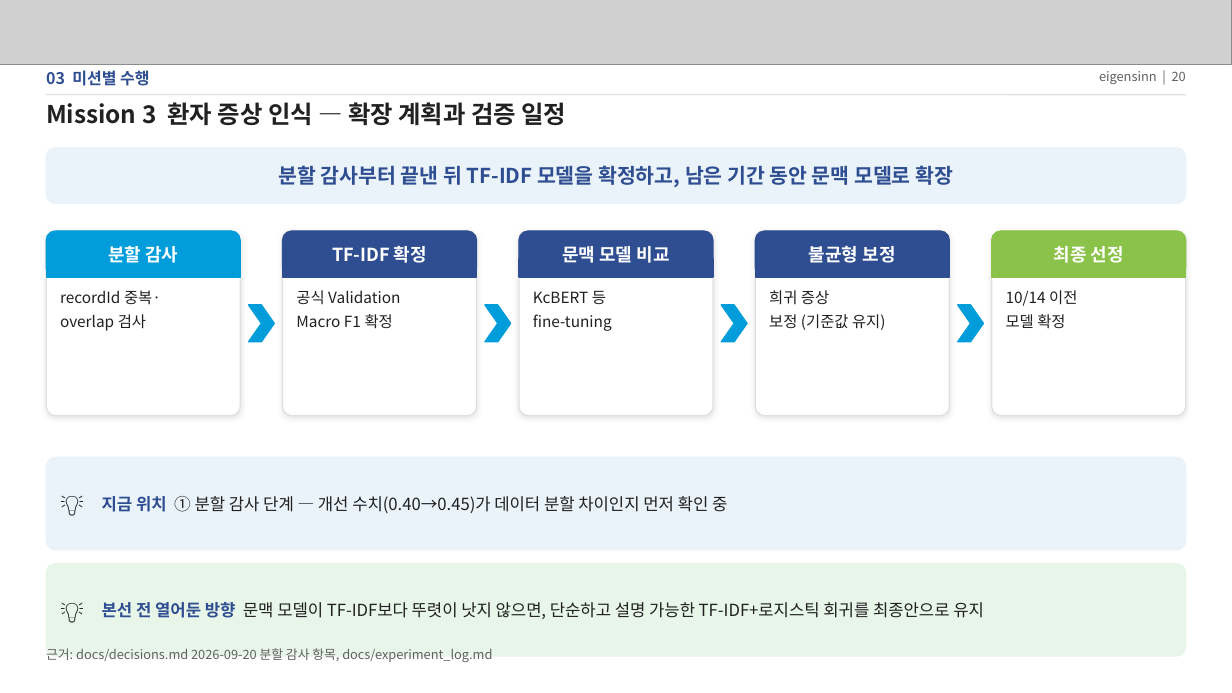
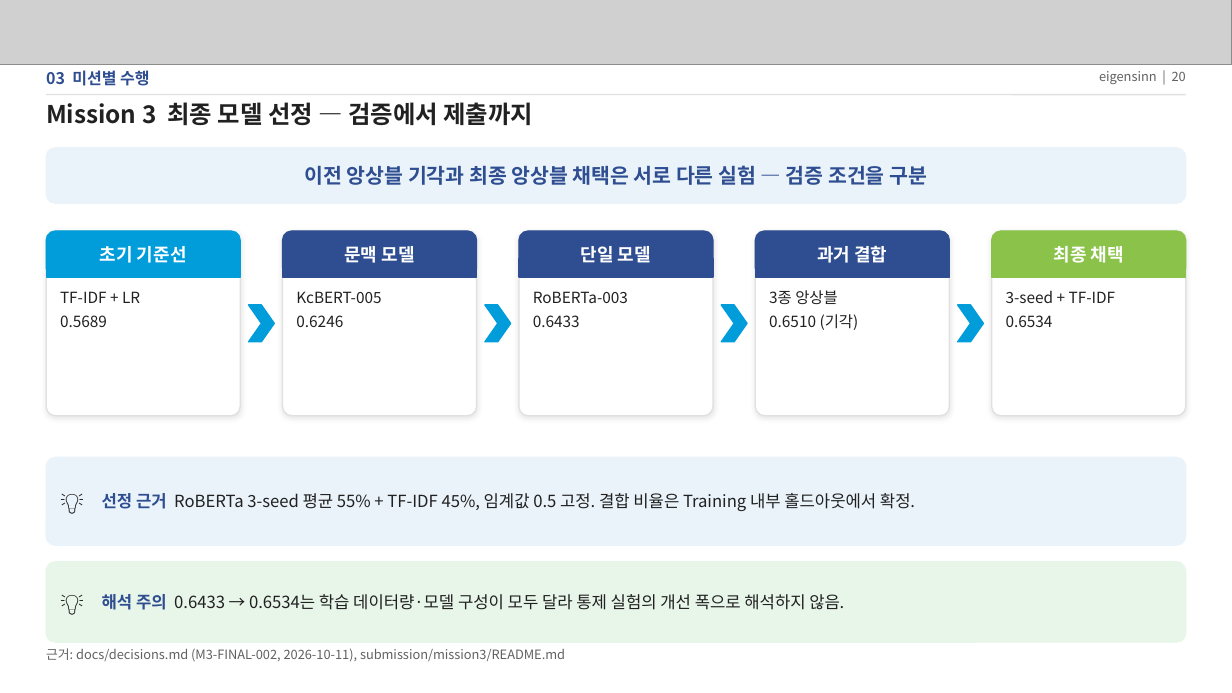
Before and after one commit to eigensinn-dcc2026/prelim, a slide deck: slide 20 of ppt/DCC2026_예선_결과정리.pptx. Drawn at 1232x693 pixels with LibreOffice and Linux fonts; fonts in the diff are those of the drawing; grey boxes stand for pictures. Boxes give left, top, right and bottom in pixels: in the first picture for what was removed or moved away, otherwise in the second. Text is boxed around its words. In the diff, an @@ line names an element or a change of style, - is before the commit and + after.

```diff
--- a/ppt/DCC2026_예선_결과정리.pptx
+++ b/ppt/DCC2026_예선_결과정리.pptx
@@ text at (46, 102, 533, 126): text changed @@
-Mission 3 환자 증상 인식 — 확장 계획과 검증 일정
+Mission 3 최종 모델 선정 — 검증에서 제출까지
@@ text at (305, 165, 927, 185): text changed @@
-분할 감사부터 끝낸 뒤 TF-IDF 모델을 확정하고, 남은 기간 동안 문맥 모델로 확장
+이전 앙상블 기각과 최종 앙상블 채택은 서로 다른 실험 — 검증 조건을 구분
@@ text at (100, 246, 187, 263): text changed @@
-분할 감사
+초기 기준선
@@ text at (344, 246, 415, 263): text changed @@
-TF-IDF 확정
+문맥 모델
@@ text at (581, 246, 651, 263): text changed @@
-문맥 모델 비교
+단일 모델
@@ text at (817, 246, 887, 263): text changed @@
-불균형 보정
+과거 결합
@@ text at (1054, 246, 1124, 263): text changed @@
-최종 선정
+최종 채택
@@ text at (60, 291, 140, 327): text changed @@
-recordId 중복·
-overlap 검사
+TF-IDF + LR
+0.5689
@@ text at (296, 291, 381, 327): text changed @@
-공식 Validation
-Macro F1 확정
+KcBERT-005
+0.6246
@@ text at (533, 291, 628, 327): text changed @@
-KcBERT 등
-fine-tuning
+RoBERTa-003
+0.6433
@@ text at (769, 290, 859, 330): text changed @@
-희귀 증상
-보정 (기준값 유지)
+3종 앙상블
+0.6510 (기각)
@@ text at (1006, 290, 1116, 327): text changed @@
-10/14 이전
-모델 확정
+3-seed + TF-IDF
+0.6534
@@ rounded rectangle: place and size @@
-rounded rectangle at (46, 457, 1186, 550)
+rounded rectangle at (46, 457, 1186, 545)
@@ rounded rectangle at (46, 457, 1186, 545): proportions changed @@
@@ text "💡" rewrapped from (60, 457, 97, 550) to (60, 457, 97, 545) @@
@@ text at (102, 493, 915, 511): text changed @@
-지금 위치 ① 분할 감사 단계 — 개선 수치(0.40→0.45)가 데이터 분할 차이인지 먼저 확인 중
+선정 근거 RoBERTa 3-seed 평균 55% + TF-IDF 45%, 임계값 0.5 고정. 결합 비율은 Training 내부 홀드아웃에서 확정.
@@ rounded rectangle at (46, 562, 1186, 642): proportions changed @@
@@ rounded rectangle: place and size @@
-rounded rectangle at (46, 564, 1186, 656)
+rounded rectangle at (46, 562, 1186, 642)
@@ text "💡" rewrapped from (60, 564, 97, 656) to (60, 562, 97, 642) @@
@@ text at (102, 594, 844, 610): text changed @@
-본선 전 열어둔 방향 문맥 모델이 TF-IDF보다 뚜렷이 낫지 않으면, 단순하고 설명 가능한 TF-IDF+로지스틱 회귀를 최종안으로 유지
+해석 주의 0.6433 → 0.6534는 학습 데이터량·모델 구성이 모두 달라 통제 실험의 개선 폭으로 해석하지 않음.
@@ text at (46, 648, 565, 662): text changed @@
-근거: docs/decisions.md 2026-09-20 분할 감사 항목, docs/experiment_log.md
+근거: docs/decisions.md (M3-FINAL-002, 2026-10-11), submission/mission3/README.md
```
Also in this commit, not shown: 4 other slides changed.
